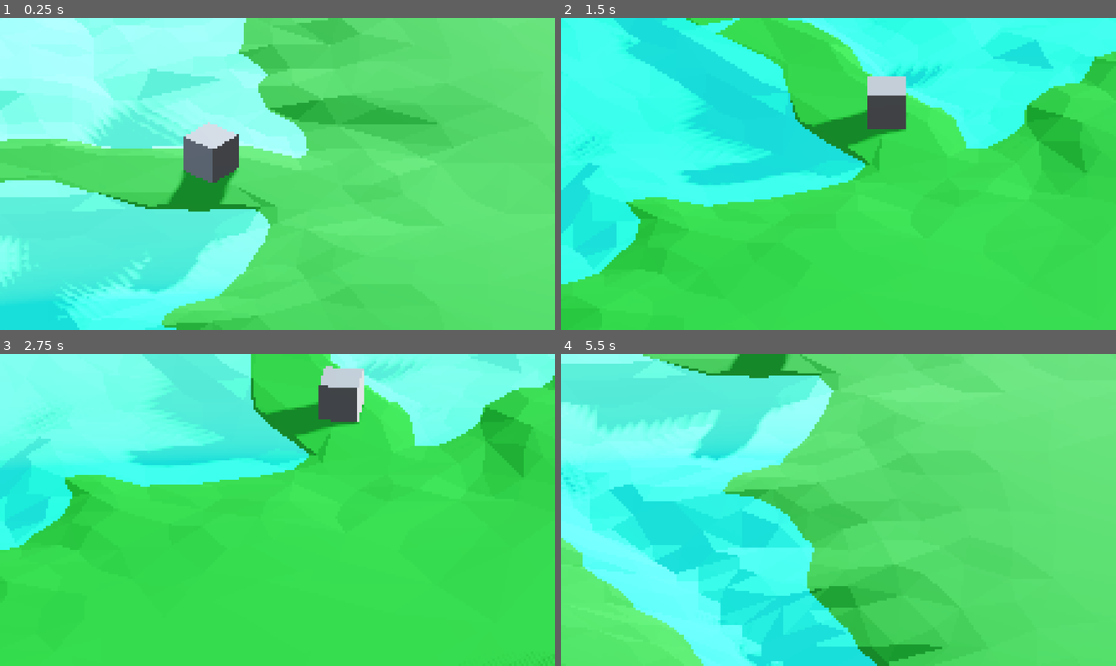
Above: before the commit, frames 1-4 (two rows, left to right).
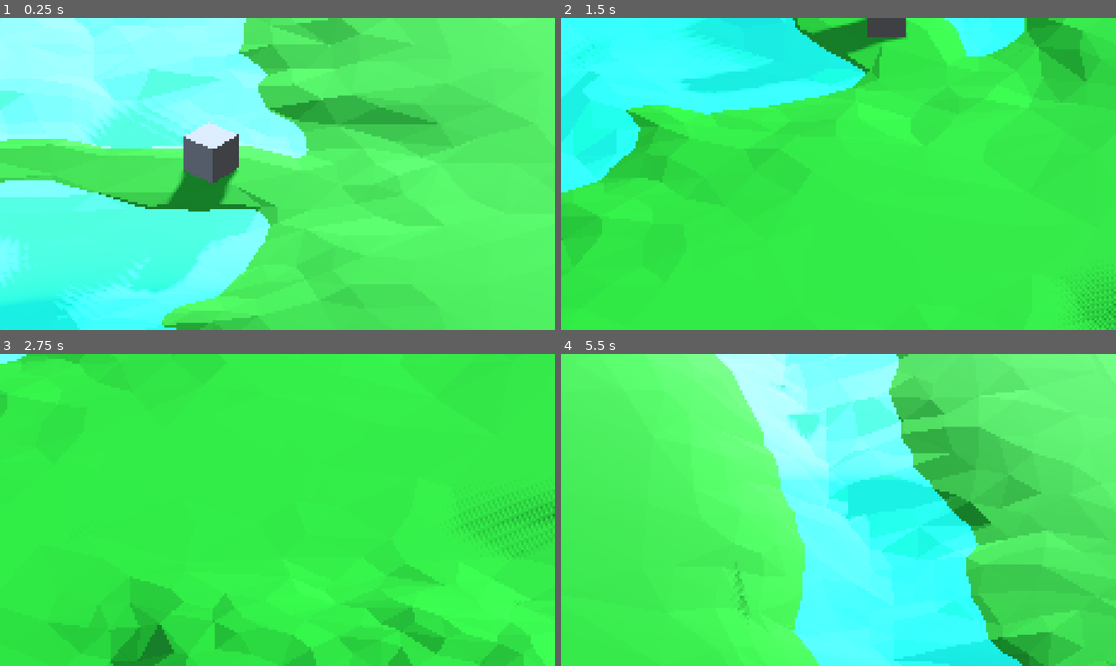
Above: after the commit, the same moments.

Repository: Sunewst/A-Lucky-Ducky-Framework
Game: Godot game, scene res://world.tscn
The game is run twice, just before and just after one commit, with the same random seed, the same clock (stepped at 60 frames per second) and the same inputs.
Inputs (mouse positions are in pixels of both pictures, inside the frame that each line leads up to):
- Up to frame 1 (0.25 s): no input
- Up to frame 2 (1.5 s): move the mouse to (960, 158) at 0.52 s; hold Right (Arrow_right) 0.53-1.28 s; hold Mouse wheel down (Down) 0.53-1.28 s; move the mouse to (727, 189) at 1.27 s; hold Left (Arrow_left) from 1.28 s (still down); tap Mouse wheel up (Up) at 1.35 s
- Up to frame 3 (2.75 s): move the mouse to (333, 441) at 2.02 s; release Left (Arrow_left) at 2.03 s; hold Right (Arrow_right) from 2.03 s (still down); hold Mouse wheel down (Down) from 2.03 s (still down)
- Up to frame 4 (5.5 s): move the mouse to (810, 572) at 2.77 s; release Mouse wheel down (Down) at 2.78 s; tap Mouse wheel up (Up) at 2.85, 4.35 s; move the mouse to (1005, 556) at 3.52 s; release Right (Arrow_right) at 3.53 s; hold Mouse wheel down (Down) 3.53-4.28 s; hold Left (Arrow_left) from 3.53 s (still down); move the mouse to (672, 463) at 4.27 s; move the mouse to (866, 510) at 5.02 s; hold Mouse wheel down (Down) from 5.03 s (still down)

The runs differ from the first frame. In frame 1, 0.2% of the frame differs, in the area x 0-37%, y 36-91%; in frame 2, 45%; in frame 3, 46%; in frame 4, 82%, in the area x 0-100%, y 0-100%.

Commit message:
adjust camera speed

Diff:
--- a/a-lucky-ducky/camera_controls.gd
+++ b/a-lucky-ducky/camera_controls.gd
@@ -1,10 +1,12 @@
 extends Node3D
 
 @export var rotation_speed: float = 2.0
-@export var camera_speed: float = 2.0
+@export var camera_speed: float = 6.0
 @export var current_rotation: float = 0
 @export var camera_rotation_speed: float = 0.5
 @export var camera_rotation_amount: float = 1
+
+
 
 # Called when the node enters the scene tree for the first time.
 func _ready() -> void:
--- a/a-lucky-ducky/project.godot
+++ b/a-lucky-ducky/project.godot
@@ -21,6 +21,10 @@
 [autoload]
 
 SceneTransition="*res://scene_transition.tscn"
+
+[display]
+
+window/size/mode=2
 
 [input]
 
--- a/a-lucky-ducky/world.tscn
+++ b/a-lucky-ducky/world.tscn
@@ -4,8 +4,6 @@
 [ext_resource type="Script" uid="uid://bgtgv8c7khc0k" path="res://camera_controls.gd" id="1_fj7yv"]
 
 [sub_resource type="ProceduralSkyMaterial" id="ProceduralSkyMaterial_gv5m4"]
-sky_top_color = Color(0.435785, 0.507671, 0.607711, 1)
-sky_horizon_color = Color(0.643221, 0.655729, 0.674393, 1)
 ground_bottom_color = Color(0.123553, 0.1017, 0.0763148, 1)
 ground_horizon_color = Color(0.643221, 0.655729, 0.674393, 1)
 
@@ -16,7 +14,7 @@
 background_mode = 2
 sky = SubResource("Sky_f3sb7")
 tonemap_mode = 2
-glow_enabled = true
+fog_mode = 1
 
 [sub_resource type="BoxMesh" id="BoxMesh_f3sb7"]
 
